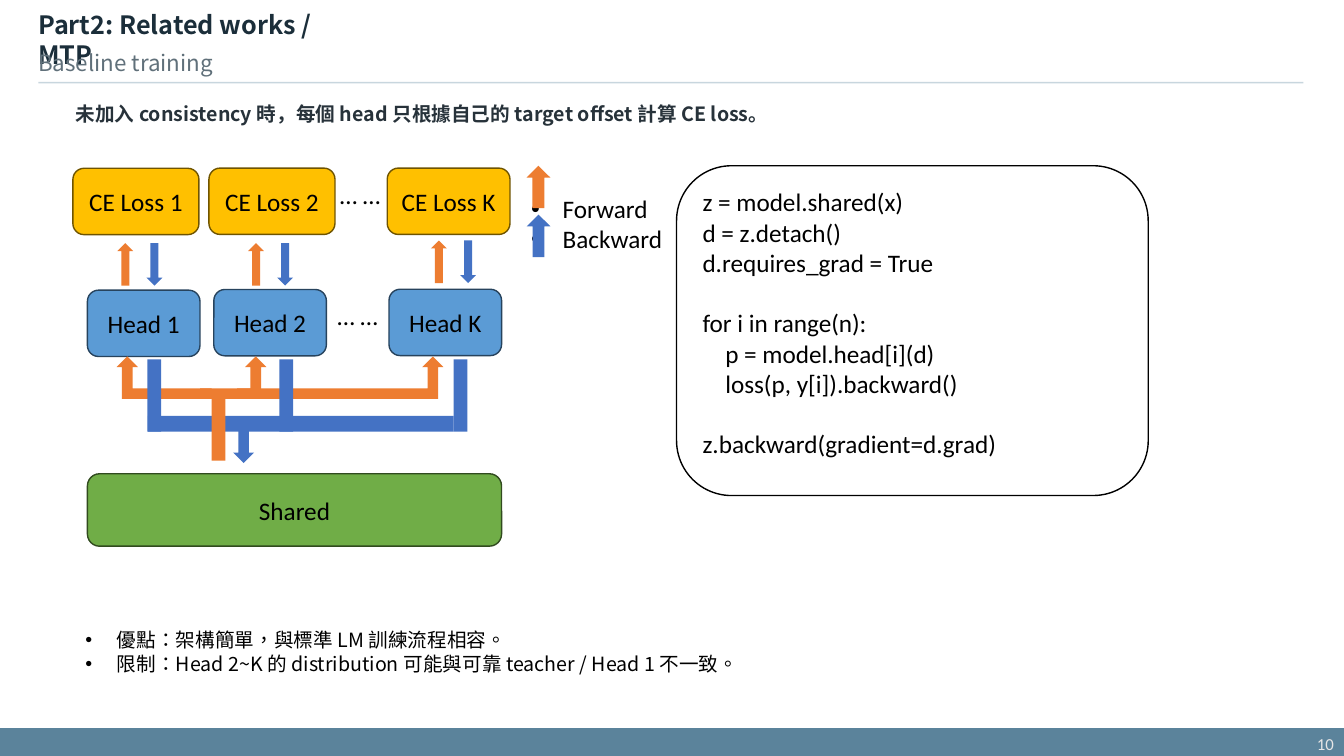
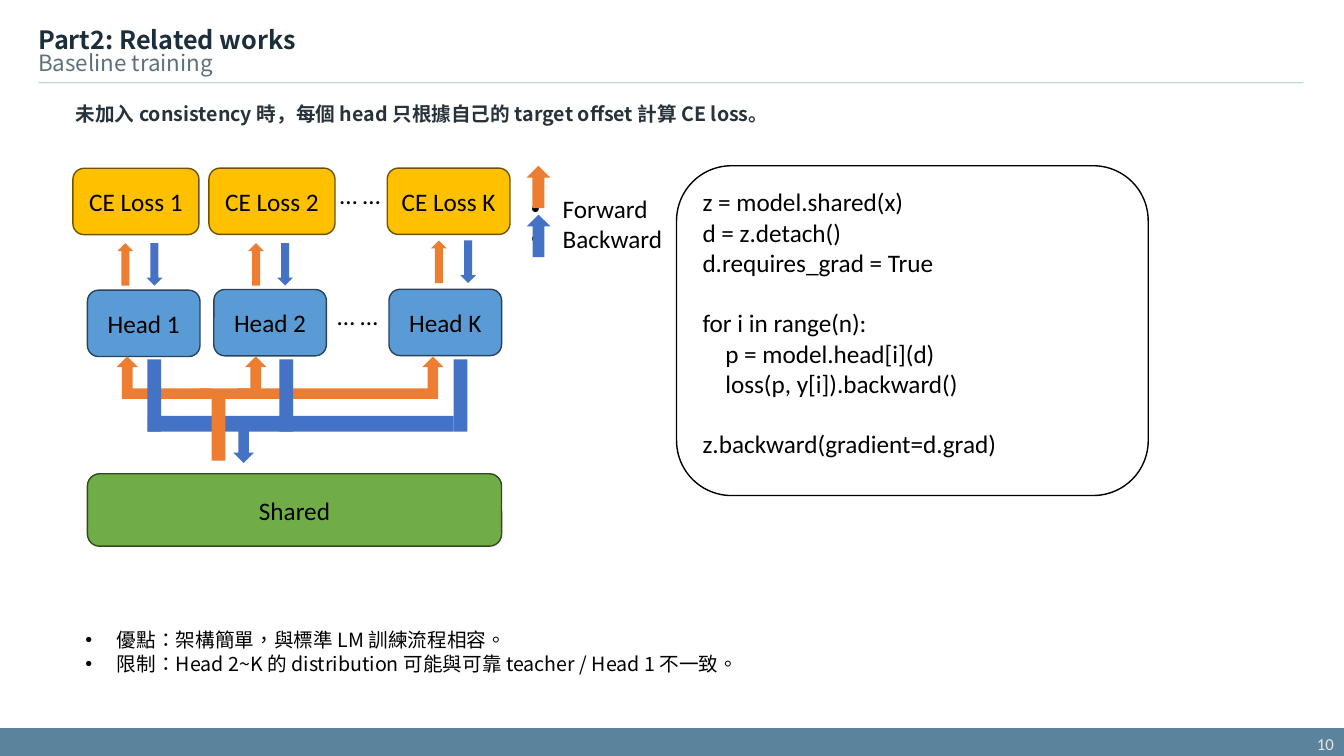
Before and after one commit to xdfg12456/llama-mtp, a slide deck: slide 10 of doc/mtp_with_consistency_method_v2.pptx. Drawn at 1344x756 pixels with LibreOffice and Linux fonts; fonts in the diff are those of the drawing. Boxes give left, top, right and bottom in pixels: in the first picture for what was removed or moved away, otherwise in the second. Text is boxed around its words. In the diff, an @@ line names an element or a change of style, - is before the commit and + after.

```diff
--- a/doc/mtp_with_consistency_method_v2.pptx
+++ b/doc/mtp_with_consistency_method_v2.pptx
@@ text at <box>38,29,296,55</box>: text changed @@
-Part2: Related works / MTP
+Part2: Related works
```
Also in this commit, not shown: 12 other slides changed, 1 other file.
